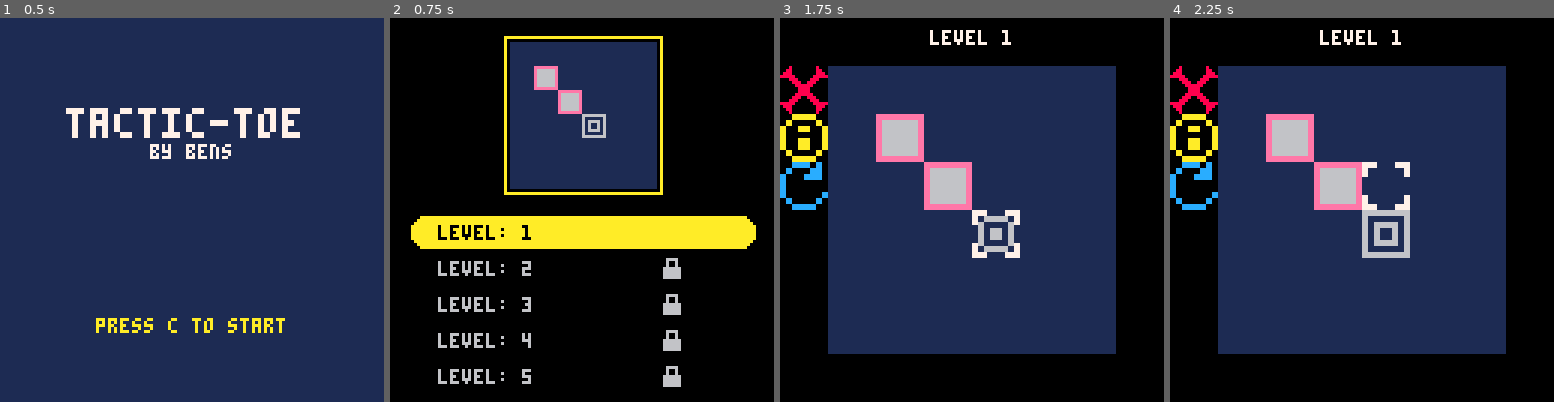
Above: before the commit, frames 1-4 (left to right).
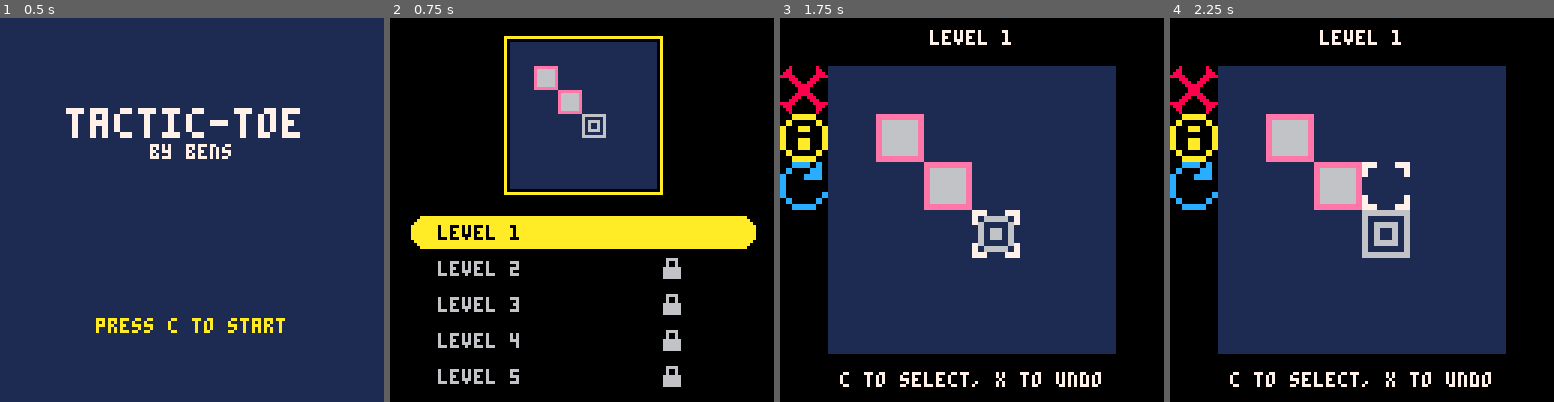
Above: after the commit, the same moments.

Repository: apineapple/tactic-toe
Game: PICO-8 cartridge puzzle.p8
Two runs of this game, one before a commit and one after it. Both use one fixed random seed, a clock stepped at 60 frames per second and the inputs below.
Inputs:
- Up to frame 1 (0.5 s): tap X (X key) at 0.33 s
- Up to frame 2 (0.75 s): tap O (Z key) at 0.7 s
- Up to frame 3 (1.75 s): tap X (X key) at 1.07 s; hold Right from 1.6 s (still down); tap O (Z key) at 1.7 s
- Up to frame 4 (2.25 s): tap X (X key) at 1.85 s; release Right at 2.1 s; tap O (Z key) at 2.1 s; hold Up from 2.15 s (still down)

Frame 1 is identical in both runs. In frame 2, 0.7% of the frame differs, in the area x 28-37%, y 53-96%; in frame 3, 0.9%, in the area x 15-84%, y 92-97%; in frame 4, 0.9%.

Commit message:
Add files via upload

Diff:
--- a/puzzle.p8
+++ b/puzzle.p8
@@ -120,13 +120,12 @@
  	print(txt,64-#txt*2,100)
 
 	elseif (mode=="select") then
-
  --draw all level tabs
 	 for i=1,ml-1 do
 	 	--circfill(15,71+12*i+ls_shift,5,6)
 			--circfill(113,71+12*i+ls_shift,5,6)
 	 	--rectfill(15,12*i+ls_shift+66,113,76+12*i+ls_shift,6)
-	 	print("level: "..i,16,69+12*i+ls_shift,6)
+	 	print("level "..i,16,69+12*i+ls_shift,6)
 	 end
 	 for i=ls_unlocked+1,ml-1 do
 	  spr(15,90,68+12*i+ls_shift)
@@ -137,7 +136,7 @@
 	 circfill(12,71+12*ls_boxselect-12,5,10)
 		circfill(116,71+12*ls_boxselect-12,5,10)
 
-	 print("level: "..l,16,57+12*ls_boxselect,0)
+	 print("level "..l,16,57+12*ls_boxselect,0)
 
 
 	 --draw preview level
@@ -166,6 +165,19 @@
 		txt="level "..l
 		print(txt, 64-#txt*2, 4)
 
+		if(x==0) then
+			if (y/16==1) then
+				txt="exit to level select"
+			elseif(y/16==2) then
+				txt="want a hint?"
+			elseif(y/16==3) then
+				txt="restart level"
+			end
+		else
+			txt="c to select, x to undo"
+		end
+		print(txt, 64-#txt*2, 118)
+
 		-- goal sprite
 		for i=1, #g[l] do
 			spr(gf,g[l][i][1]*16,g[l][i][2]*16)
@@ -522,20 +534,17 @@
 	cls()
 	color(7)
 	print("goal: get a bl to all g", 10, 10)
-	print("   are pushed by neighbors", 10, 24)
-	print("becomes    >",40,38)
-	print("use arrow keys to move", 10, 66)
+	print("becomes    >",40,24)
+	print("arrows move", 10, 66)
 	print("press x to undo", 10, 80)
-	color(11)
-	print("press c to select/push", 10, 100)
+	color(10)
+	print("press c to select", 10, 100)
 	spr(8,96,8)
 	spr(7,58,8)
-	spr(7,10,22)
-	spr(7,20,36)
-	spr(7,28,36)
-	spr(7,72,36)
-	spr(7,90,36)
-	spr(7,102,98)
+	spr(7,20,22)
+	spr(7,28,22)
+	spr(7,72,22)
+	spr(7,90,22)
 end
 
 function buttons()
